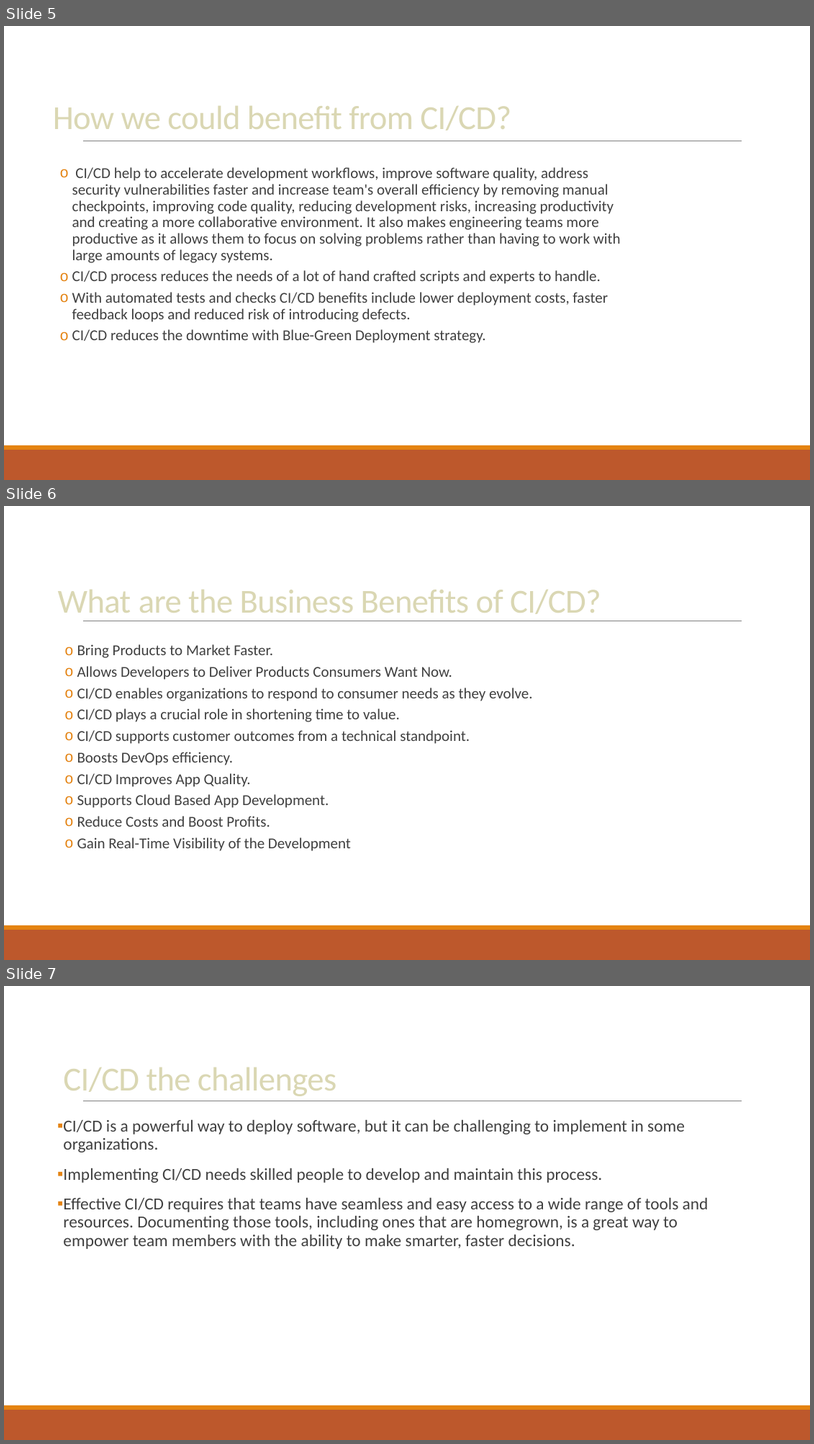
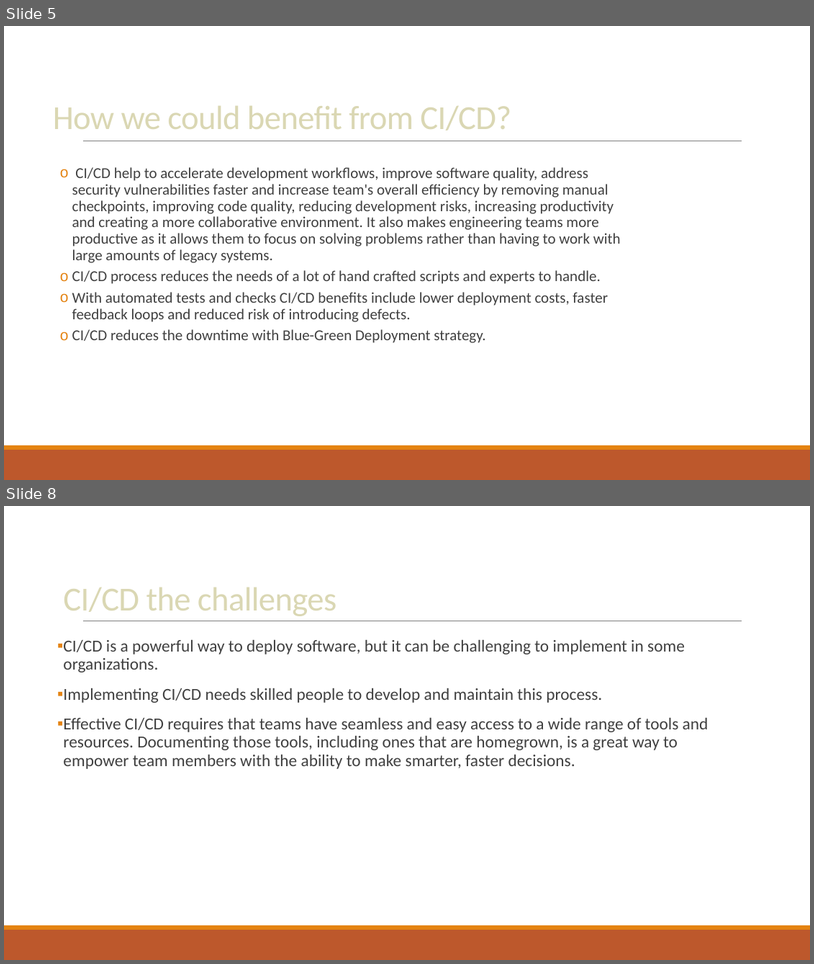
Before and after one commit to nguyentieuat/cdond-c3-projectstarter, a slide deck: instructions/my_screen_shot/presentation.pptx. Shown one above the other, each under a label of ours: slides 5, 6 and 7 before the commit, slides 5 and 8 after it; the slides between them are not shown. The pictures are 814x1444 and 814x964 pixels, drawn with LibreOffice and Linux fonts; fonts in the diff are those of the drawing. Boxes give left, top, right and bottom in pixels: in the first picture for what was removed or moved away, otherwise in the second. Text is boxed around its words. In the diff, an @@ line names an element or a change of style, - is before the commit and + after.

```diff
--- a/instructions/my_screen_shot/presentation.pptx
+++ b/instructions/my_screen_shot/presentation.pptx
@@ slide 6 removed at (4,506,810,960), background #FFFFFF; not listed: 3 template elements that a slide beside it also shows @@
@@ title removed at (58,590,602,621) @@
-What are the Business Benefits of CI/CD?
@@ text removed at (77,644,533,851) @@
-  o Bring Products to Market Faster.
-  o Allows Developers to Deliver Products Consumers Want Now.
-  o CI/CD enables organizations to respond to consumer needs as they evolve.
-  o CI/CD plays a crucial role in shortening time to value.
-  o CI/CD supports customer outcomes from a technical standpoint.
-  o Boosts DevOps efficiency.
-  o CI/CD Improves App Quality.
-  o Supports Cloud Based App Development.
-  o Reduce Costs and Boost Profits.
-  o Gain Real-Time Visibility of the Development
@@ what was slide 7 is now slide 8 @@
```
Also in this commit, not shown: 2 slides added, 7 other files.
